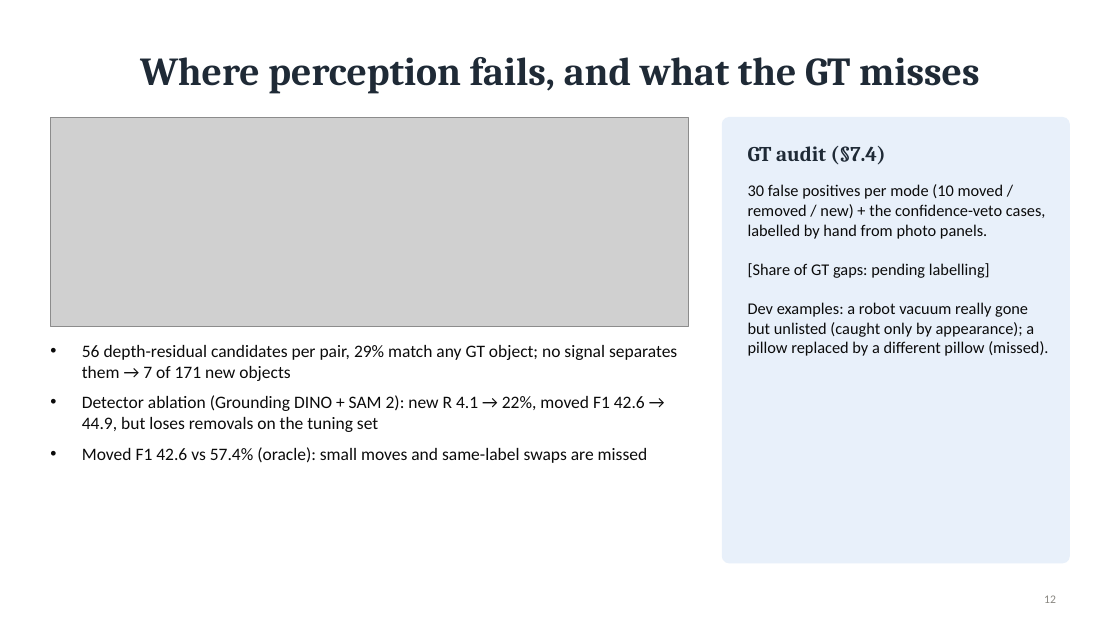
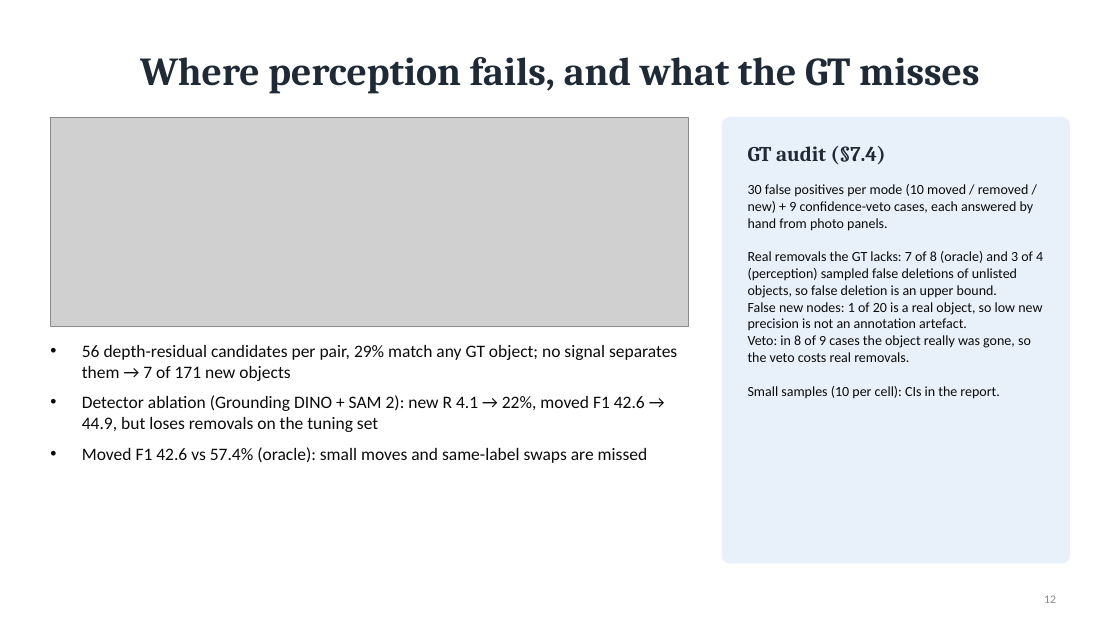
Before and after one commit to ErikSedlak/Task2DTL, a slide deck: slide 12 of docs/slides.pptx. Drawn at 1120x630 pixels with LibreOffice and Linux fonts; fonts in the diff are those of the drawing; grey boxes stand for pictures. Boxes give left, top, right and bottom in pixels: in the first picture for what was removed or moved away, otherwise in the second. Text is boxed around its words. In the diff, an @@ line names an element or a change of style, - is before the commit and + after.

```diff
--- a/docs/slides.pptx
+++ b/docs/slides.pptx
@@ text at [748, 184, 1043, 399]: text changed; size 14 to 12 pt @@
-30 false positives per mode (10 moved / removed / new) + the confidence-veto cases, labelled by hand from photo panels.
-[Share of GT gaps: pending labelling]
-Dev examples: a robot vacuum really gone but unlisted (caught only by appearance); a pillow replaced by a different pillow (missed).
+30 false positives per mode (10 moved / removed / new) + 9 confidence-veto cases, each answered by hand from photo panels.
+Real removals the GT lacks: 7 of 8 (oracle) and 3 of 4 (perception) sampled false deletions of unlisted objects, so false deletion is an upper bound.
+False new nodes: 1 of 20 is a real object, so low new precision is not an annotation artefact.
+Veto: in 8 of 9 cases the object really was gone, so the veto costs real removals.
+Small samples (10 per cell): CIs in the report.
```
Also in this commit, not shown: 5 other files.
